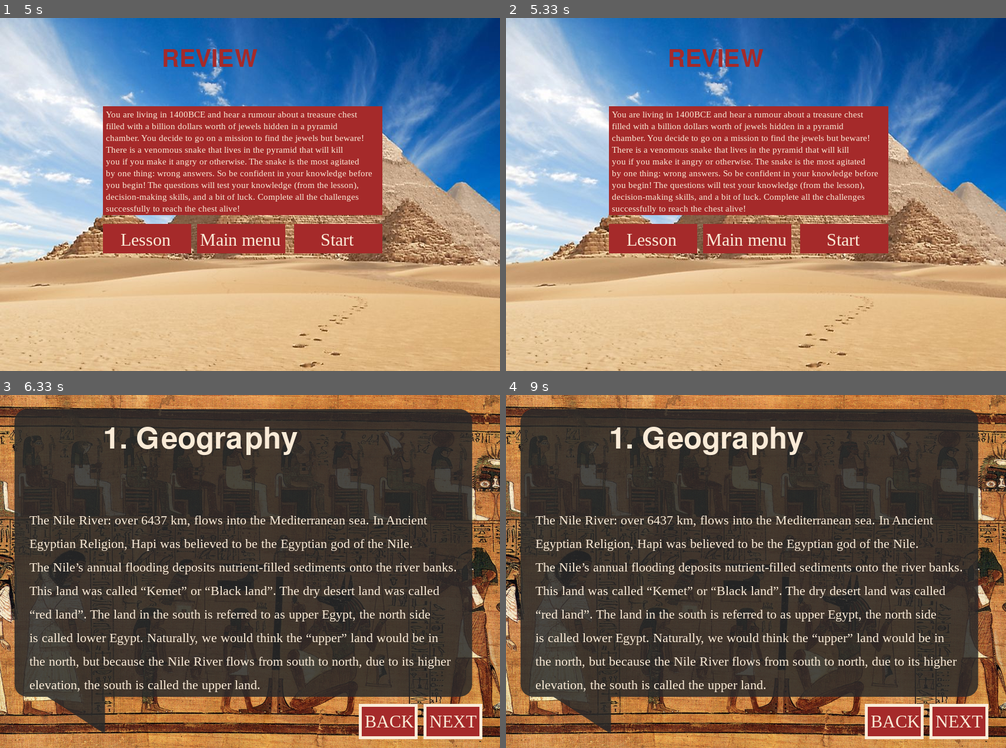
Above: before the commit, frames 1-4 (two rows, left to right).
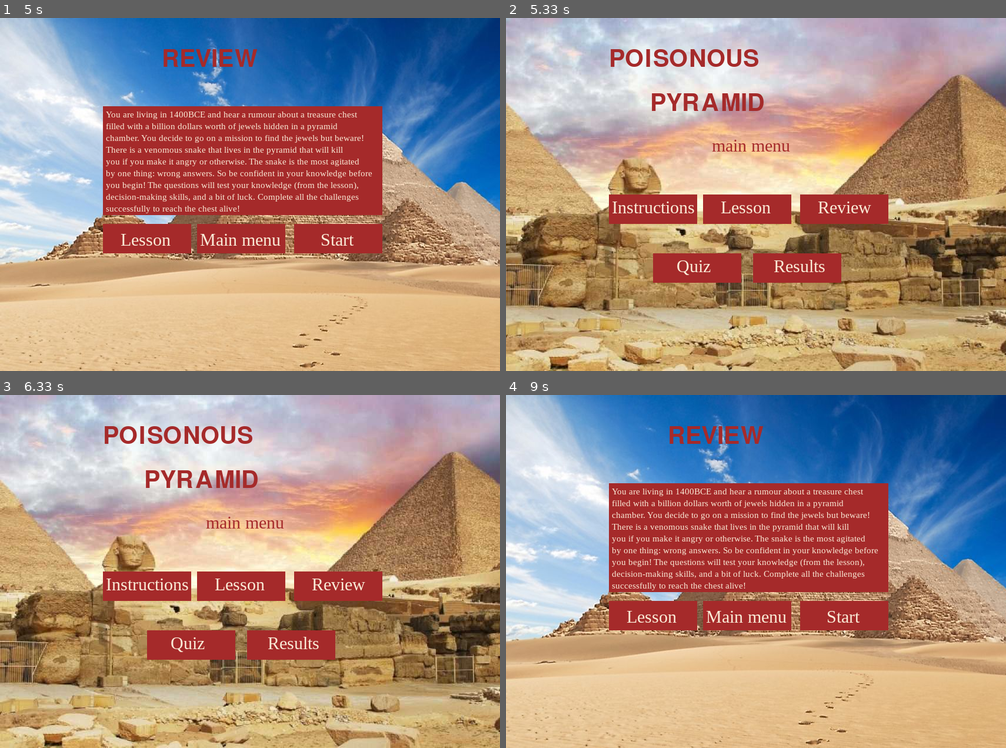
Above: after the commit, the same moments.

Repository: SimoneGhosh/Pygame
Game: pygame game, started from main program V7.py
Same seed, same stepped clock (60 frames per second), same inputs: the game is played once before the commit and once after it.
Inputs (mouse positions are in pixels of both pictures, inside the frame that each line leads up to):
- Up to frame 1 (5 s): tap Enter at 1.83 s; click "Quiz" at 2.22 s; click "Lesson" at 2.55 s; click (380, 250) at 2.88 s; click "NEXT" at 3.22 s; click "NEXT" at 3.55 s; click "NEXT" at 3.88 s; click "NEXT" at 4.22 s; click "DONE" at 4.55 s; click "Review" at 4.88 s
- Up to frame 2 (5.33 s): tap Enter at 5.17 s
- Up to frame 3 (6.33 s): click "Lesson" at 5.55 s; click (100, 702) at 5.88 s; tap Enter at 6.17 s
- Up to frame 4 (9 s): click (846, 585) at 6.55 s, where only the run after the commit has a clickable "Review"; tap Enter at 6.83 s; click (746, 585) at 7.22 s, where only the run after the commit has a clickable "Lesson"; click (656, 627) at 7.55 s; click (666, 656) at 7.88 s; hold Enter 8.17-8.63 s; click (846, 585) at 8.72 s, where only the run after the commit has a clickable "Review"

Frame 1 is identical in both runs. In frame 2, 86% of the frame differs, in the area x 0-100%, y 0-100%; in frame 3, 98%; in frame 4, 100%.

Commit message:
Update main program V7.py

Diff:
--- a/main program V7.py
+++ b/main program V7.py
@@ -184,19 +184,21 @@
             phrase(myfont_body, "Results", "antiquewhite", 455, 405)
 
         elif show == "instructions":
+            # instructions background
             surface = pygame.image.load("images/instructions.png")
             screen.blit(surface,(0,0))
-
+            #title
             title=myfont_title.render("INSTRUCTIONS", True, THECOLORS["antiquewhite"])
             screen.blit(title, (120,50))
-
+            #display text
             x=75
             y=160
             with open("textFiles/instructions.txt") as word_file:
                 for sentence in word_file:
                     screen.blit(myfont_medium.render(sentence, 1, THECOLORS['antiquewhite']), (x,y))
-                    y+=40
-
+                    y+=40 #line spacing
+
+            #return to main
             pygame.draw.rect(screen, THECOLORS['brown'], (350, 545, 150, 50))
             screen.blit(myfont_body.render("Return", 1, THECOLORS['antiquewhite']), (385, 550))
 
@@ -205,16 +207,18 @@
             lesson_screen = pygame.image.load("images/lesson_background.png")
             screen.blit(lesson_screen,(0,0))
 
+            #title
             screen.blit(lesson_font_big.render("LESSON", 1, THECOLORS['antiquewhite']), (200,50))
-
+            #background for text
+            pygame.draw.rect(screen, THECOLORS['aquamarine4'], (40, 150, 770, 120))
+           #display text
             x=45
             y=160
-            pygame.draw.rect(screen, THECOLORS['aquamarine4'], (40, 150, 770, 120))
 
             with open("textFiles/lessonintro.txt") as word_file:
                 for sentence in word_file:
                     screen.blit(myfont_medium.render(sentence, 1, THECOLORS['antiquewhite']), (x,y))
-                    y+=40
+                    y+=40 #line spacing
 
             #start button------
             pygame.draw.rect(screen, THECOLORS['antiquewhite'], (475, 315, 285, 110))
@@ -225,7 +229,7 @@
             pygame.draw.rect(screen, THECOLORS['brown'], (105, 320, 275, 100))
             screen.blit(myfont_title.render("Main menu", 1, THECOLORS['antiquewhite']), (110,332))
 
-            #UNIT BUTTONS
+            #UNIT BUTTONS (could not use procedure because of different coordinates)
             #lesson 1
             pygame.draw.rect(screen, THECOLORS['antiquewhite'], (10, 485, 158, 95))
             pygame.draw.rect(screen, THECOLORS['brown'], (15, 490, 148, 85))
@@ -256,32 +260,35 @@
             screen.blit(myfont_body.render("Unit 5", 1, THECOLORS['antiquewhite']), (722,500))
             screen.blit(myfont_medium.render("Materials", 1, THECOLORS['antiquewhite']), (720,535))
 
-            pygame.display.flip()
+            pygame.display.flip() #update screen
 
 
         elif show=="lesson 1":
-
+            #load background
             surface = pygame.image.load("images/lesson_screen_1.png")
             screen.blit(surface,(0,0))
+            #title
             screen.blit(lesson_font_big.render("1. Geography", 1, THECOLORS['antiquewhite']), (175,50))
-            #images
-
-            x=50
-            y=160
-            with open("textFiles/lesson_1_quick_geography.txt") as word_file:
+
+            #display text
+            x=50 #width
+            y=160 #height
+            with open("textFiles/lesson_1_quick_geography.txt") as word_file:   #import text
                 for sentence in word_file:
-                    y+=40
+                    y+=40 #spacing
                     screen.blit(myfont_medium.render(sentence, 1, THECOLORS['antiquewhite']), (x,y))
 
 
             next_button_back_button()
-            pygame.display.flip()
-
-        elif show=="lesson 2":
+            pygame.display.flip() #update screen
+
+        elif show=="lesson 2":  #same comments from lesson 1
 
             surface = pygame.image.load("images/lesson_screen_2.png")
             screen.blit(surface,(0,0))
+
             screen.blit(myfont_title.render("2. Timeline ", 1, THECOLORS['antiquewhite']), (135,35))
+
             x=50
             y=85
             with open("textFiles/Lesson_2_egyptian_rule.txt") as word_file:
@@ -291,7 +298,7 @@
             next_button_back_button()
             pygame.display.flip()
 
-        elif show=="lesson 3":
+        elif show=="lesson 3":  #same comments from lesson 1
 
             surface = pygame.image.load("images/lesson_screen_1.png")
             screen.blit(surface,(0,0))
@@ -306,7 +313,7 @@
             next_button_back_button()
             pygame.display.flip()
 
-        elif show=="lesson 4":
+        elif show=="lesson 4": #same comments from lesson 1
             surface = pygame.image.load("images/lesson_screen_2.png")
             screen.blit(surface,(0,0))
             screen.blit(myfont_special.render("4. The Middle Kingdom and", 1, THECOLORS['antiquewhite']), (50,50))
@@ -321,7 +328,7 @@
             next_button_back_button()
             pygame.display.flip()
 
-        elif show=="lesson 5":
+        elif show=="lesson 5": # same comments from lesson 1
             surface = pygame.image.load("images/lesson_screen_2.png")
             screen.blit(surface,(0,0))
             screen.blit(myfont_special.render("5. What did they write on?", 1, THECOLORS['antiquewhite']), (100,50))
@@ -345,6 +352,7 @@
             pygame.display.flip()
 
         elif show=="done":
+            # set background
             lesson_screen = pygame.image.load("images/lesson_background.png")
             screen.blit(lesson_screen,(0,0))
 
@@ -508,7 +516,7 @@
                     screen.blit(surface,(0,0))
 
             else:
-                x=124
+                x=124 #position dot
                 y=35
                 while x<207:
                     x+=1
@@ -854,7 +862,7 @@
                 for sentence in word_file:
                     y+=30
                     screen.blit(myfont_body.render(sentence, 1, THECOLORS['antiquewhite']), (x,y))
-
+            #buttons
             main_menu_button()
             lesson_button()
             restart_button()
@@ -873,7 +881,7 @@
                 for sentence in word_file:
                     y+=30
                     screen.blit(myfont_body.render(sentence, 1, THECOLORS['antiquewhite']), (x,y))
-
+            #buttons
             main_menu_button()
             lesson_button()
             restart_button()
@@ -893,9 +901,11 @@
                     y+=30
                     screen.blit(myfont_body.render(sentence, 1, THECOLORS['antiquewhite']), (x,y))
 
+            #buttons
             main_menu_button()
             lesson_button()
             restart_button()
+            #update screen
             pygame.display.flip()
 
         elif show == "ending 3b":
@@ -933,6 +943,8 @@
 
             pygame.draw.rect(screen, THECOLORS['brown'], (530, 500, 170, 50))
             screen.blit(myfont_body.render("Quiz", 1, THECOLORS['antiquewhite']), (590,505))
+
+            #button
             main_menu_button()
             lesson_button()
             restart_button()
@@ -942,6 +954,7 @@
             surface = pygame.image.load("images/egp_pyramidssphinx.jpg")
             screen.blit(surface,(0,0))
 
+            #procedure
             phrase(myfont_title, "QUIZ", "brown", 315, 50)
 
             #Display a speech
@@ -1152,11 +1165,12 @@
             phrase(myfont_body, "Results", "antiquewhite", 520, 360)
 
         elif show=="results":
+            #the surface here is the same as last time so the variable 'surface' already has an image stored
             screen.blit(surface,(0,0))
 
             phrase(myfont_title, "RESULTS", "brown", 225, 50)
 
-            if quiz_completed:
+            if quiz_completed: #percentage score
                 result = round((correct_answers/7)*100, 2)
                 if result%1==0:
                     result=int(result)
@@ -1165,7 +1179,7 @@
                 button("brown", 325, 450, 175, 50)
                 phrase(myfont_body, "Main menu", "antiquewhite", 345, 460)
 
-                if result > 59:
+                if result > 59: #pass
                     #Display a speech
                     button("brown", 175, 150, 475, 150)
                     x=180
@@ -1180,7 +1194,8 @@
                     #Display mark
                     button("green", 175, 350, 475, 50)
                     phrase(myfont_body, "Grade: "+str(result)+"%", "black", 345, 360)
-                else:
+
+                else: #fail
                     #Display a speech
                     button("brown", 175, 150, 475, 150)
                     x=180
@@ -1440,6 +1455,7 @@
                     show="ending 1"
 
             #Endings (deaths)
+            #these endings all have the same button coordinates
             elif show=="ending 1" or show=="ending 2" or show=="ending 3a" or show=="ending 3b" or show=="ending 4":
                 #Main menu
                 if x>330 and x<330+170 and y>500 and y<500+50 and butt[0]==1:
@@ -1475,7 +1491,7 @@
             #Question 2
             elif show=="answering Q2":
                 if x>175 and x<175+150 and y>300 and y<300+50 and butt[0]==1:
-                    correct_answers += 1
+                    correct_answers += 1 #increase score (add into accumulator)
                     show="answered Q2"
                 elif x>500 and x<500+150 and y>300 and y<300+50 and butt[0]==1:
                     show="answered Q2"
@@ -1564,8 +1580,10 @@
                         show="main menu"
                     elif x>500 and x<500+150 and y>350 and y<350+50 and butt[0]==1: #<-- start quiz button
                         show="quiz"
-
-            #Exit-----------------------------------------------------------------------------------------------------
+            #return to main menu
+            if event.type==KEYDOWN and event.key==K_RETURN:
+                show="main menu"
+            #Exit/credits-----------------------------------------------------------------------------------------------------
             if(event.type == QUIT or (event.type==KEYDOWN and event.key==K_ESCAPE)):
                 x=0
                 y=0
